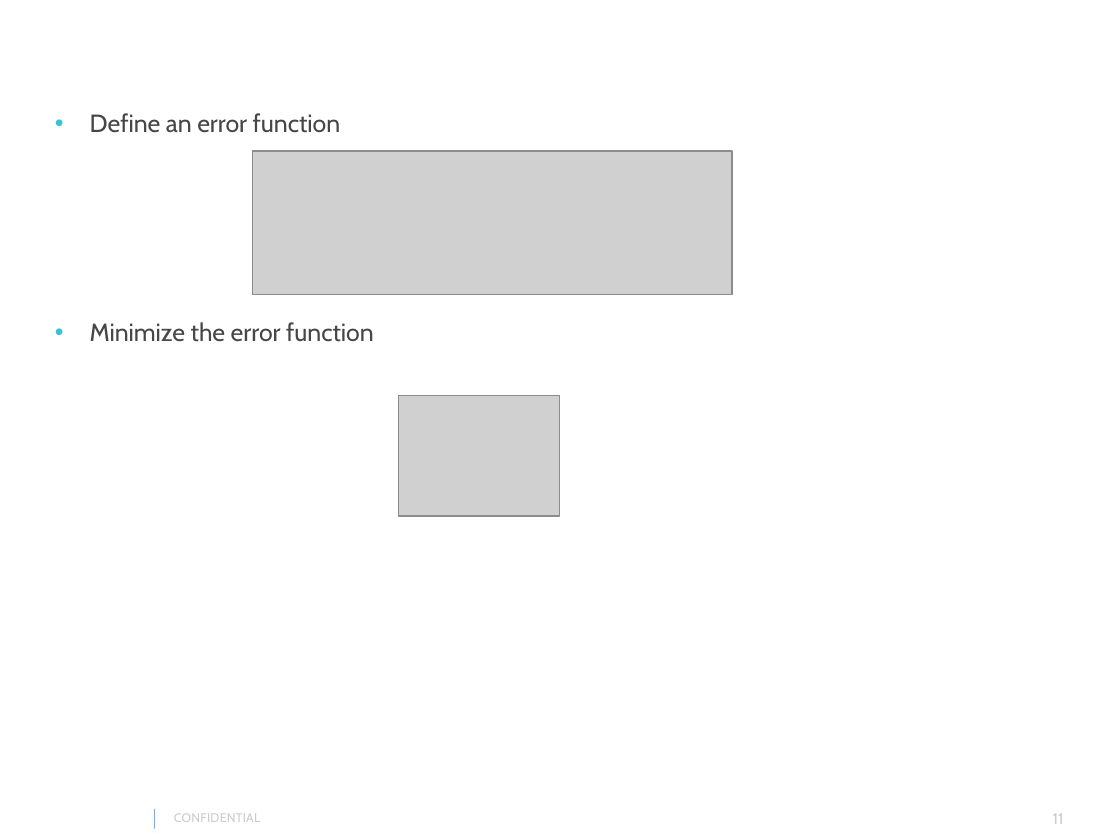
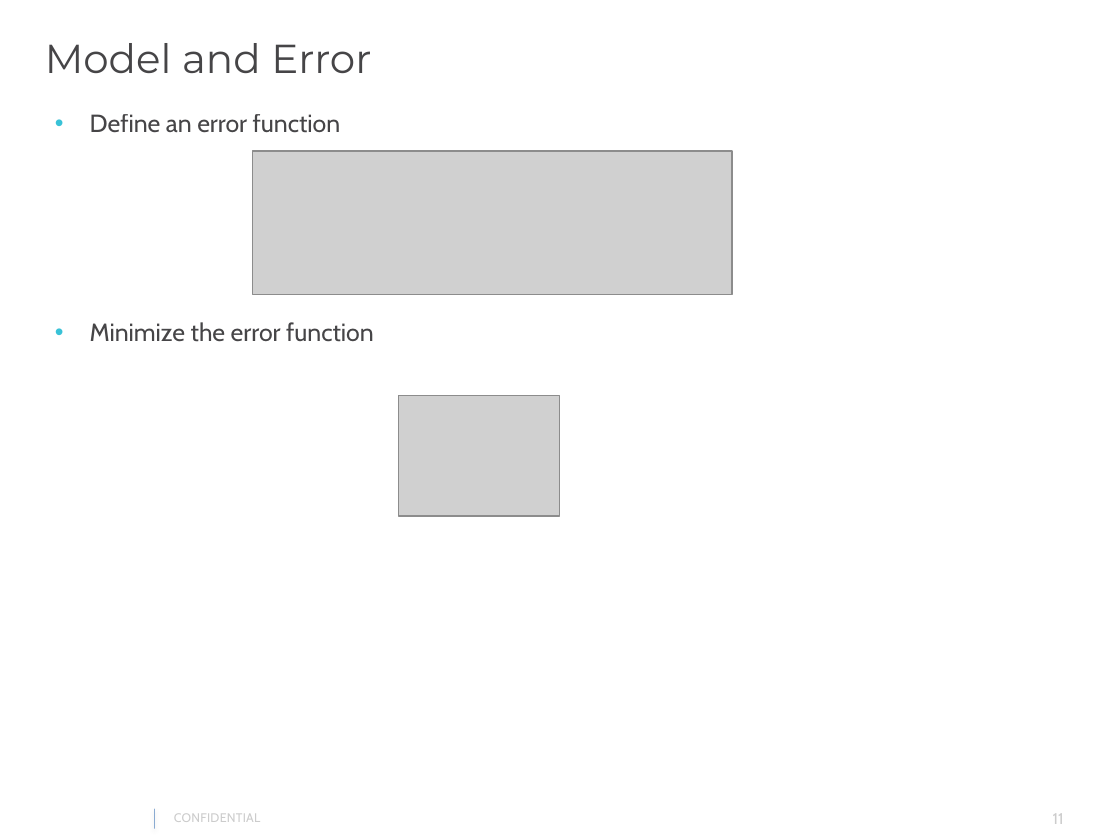
Before and after one commit to gautam0707/TechTalk1_Epam, a slide deck: slide 11 of TechTalk1.pptx. Drawn at 1120x840 pixels with LibreOffice and Linux fonts; fonts in the diff are those of the drawing; grey boxes stand for pictures; background and template pictures are left out. Boxes give left, top, right and bottom in pixels: in the first picture for what was removed or moved away, otherwise in the second. Text is boxed around its words. In the diff, an @@ line names an element or a change of style, - is before the commit and + after.

```diff
--- a/TechTalk1.pptx
+++ b/TechTalk1.pptx
@@ text added at (45, 43, 371, 73), 26 pt, text #464547 @@
+Model and Error
```
Also in this commit, not shown: 7 other slides changed.
